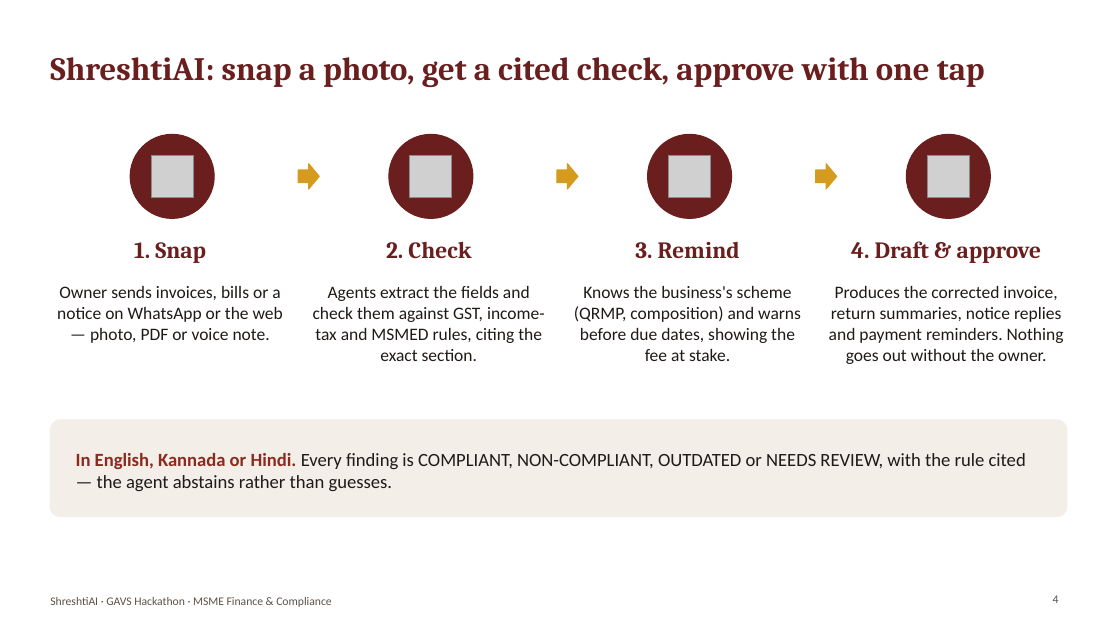
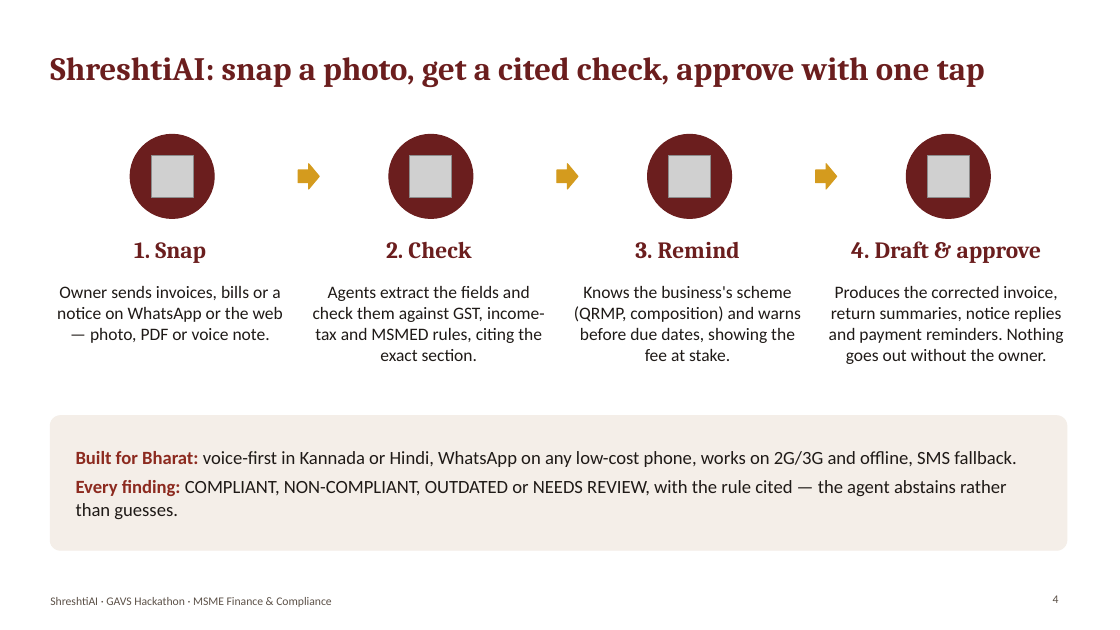
Before and after one commit to KPCHIRAGGUPTHA/shreshtiai, a slide deck: slide 4 of submission/ShreshtiAI_GAVS_Hackathon.pptx. Drawn at 1120x630 pixels with LibreOffice and Linux fonts; fonts in the diff are those of the drawing; grey boxes stand for pictures. Boxes give left, top, right and bottom in pixels: in the first picture for what was removed or moved away, otherwise in the second. Text is boxed around its words. In the diff, an @@ line names an element or a change of style, - is before the commit and + after.

```diff
--- a/submission/ShreshtiAI_GAVS_Hackathon.pptx
+++ b/submission/ShreshtiAI_GAVS_Hackathon.pptx
@@ rounded rectangle: place and size @@
-rounded rectangle at box(50, 420, 1067, 517)
+rounded rectangle at box(50, 416, 1067, 550)
@@ rounded rectangle at box(50, 416, 1067, 550): proportions changed @@
@@ text at box(76, 451, 1017, 519): text changed @@
-In English, Kannada or Hindi. Every finding is COMPLIANT, NON-COMPLIANT, OUTDATED or NEEDS REVIEW, with the rule cited — the agent abstains rather than guesses.
+Built for Bharat: voice-first in Kannada or Hindi, WhatsApp on any low-cost phone, works on 2G/3G and offline, SMS fallback.
+Every finding: COMPLIANT, NON-COMPLIANT, OUTDATED or NEEDS REVIEW, with the rule cited — the agent abstains rather than guesses.
```
Also in this commit, not shown: 2 other slides changed, 5 other files.
